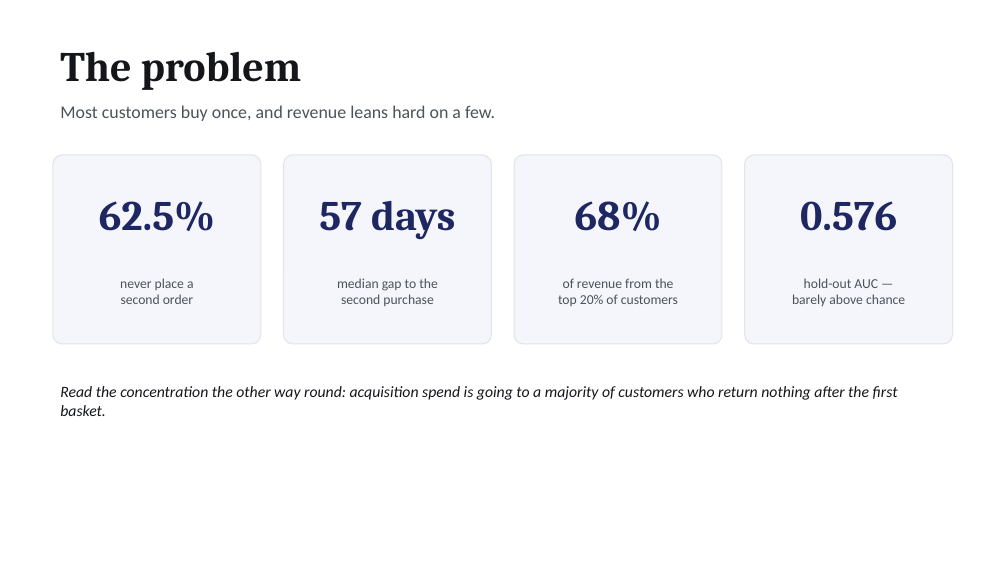
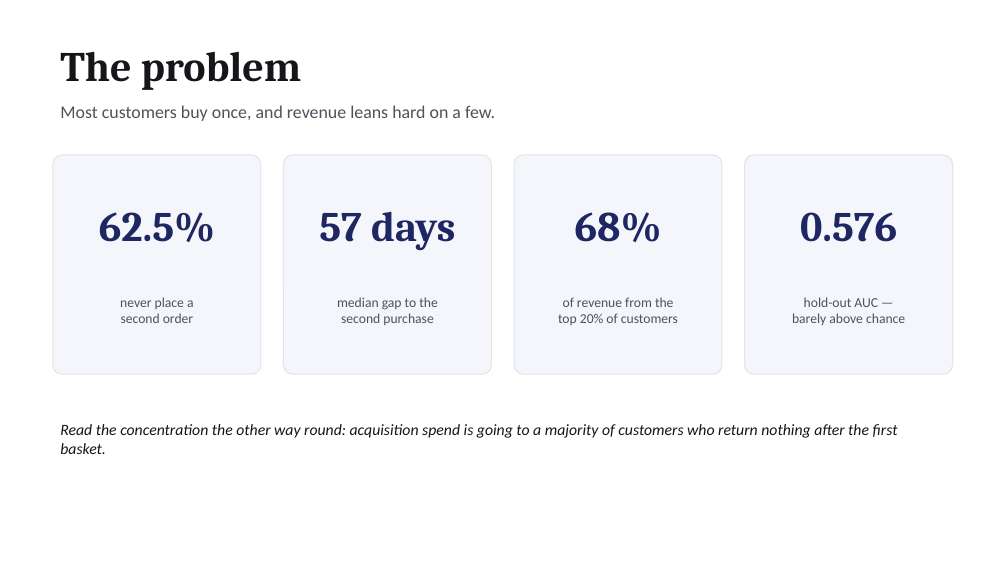
Before and after one commit to paytonnguyen-creator/ecommerce-customer-retention-analysis, a slide deck: slide 2 of docs/cdnow-retention-executive-deck.pptx. Drawn at 1008x567 pixels with LibreOffice and Linux fonts; fonts in the diff are those of the drawing. Boxes give left, top, right and bottom in pixels: in the first picture for what was removed or moved away, otherwise in the second. Text is boxed around its words. In the diff, an @@ line names an element or a change of style, - is before the commit and + after.

```diff
--- a/docs/cdnow-retention-executive-deck.pptx
+++ b/docs/cdnow-retention-executive-deck.pptx
@@ rounded rectangle: place and size @@
-rounded rectangle at (53, 155, 261, 344)
+rounded rectangle at (53, 155, 261, 374)
@@ rounded rectangle: place and size @@
-rounded rectangle at (284, 155, 492, 344)
+rounded rectangle at (284, 155, 492, 374)
@@ rounded rectangle: place and size @@
-rounded rectangle at (514, 155, 722, 344)
+rounded rectangle at (514, 155, 722, 374)
@@ proportions changed in 4 elements at (53, 155, 261, 374), (284, 155, 492, 374), (514, 155, 722, 374), (745, 155, 953, 374) @@
@@ rounded rectangle: place and size @@
-rounded rectangle at (745, 155, 953, 344)
+rounded rectangle at (745, 155, 953, 374)
@@ 4 texts: place and size @@
-4 texts at (99, 200, 897, 240)
+4 texts at (99, 211, 897, 251)
@@ 4 texts: place and size @@
-4 texts at (120, 278, 905, 306)
+4 texts at (120, 297, 905, 325)
@@ text "Read the concentration the other ...": place and size @@
-text "Read the concentration the other ..." at (60, 386, 898, 416)
+text "Read the concentration the other ..." at (60, 424, 898, 454)
```
Also in this commit, not shown: 3 other slides changed, 2 other files.
